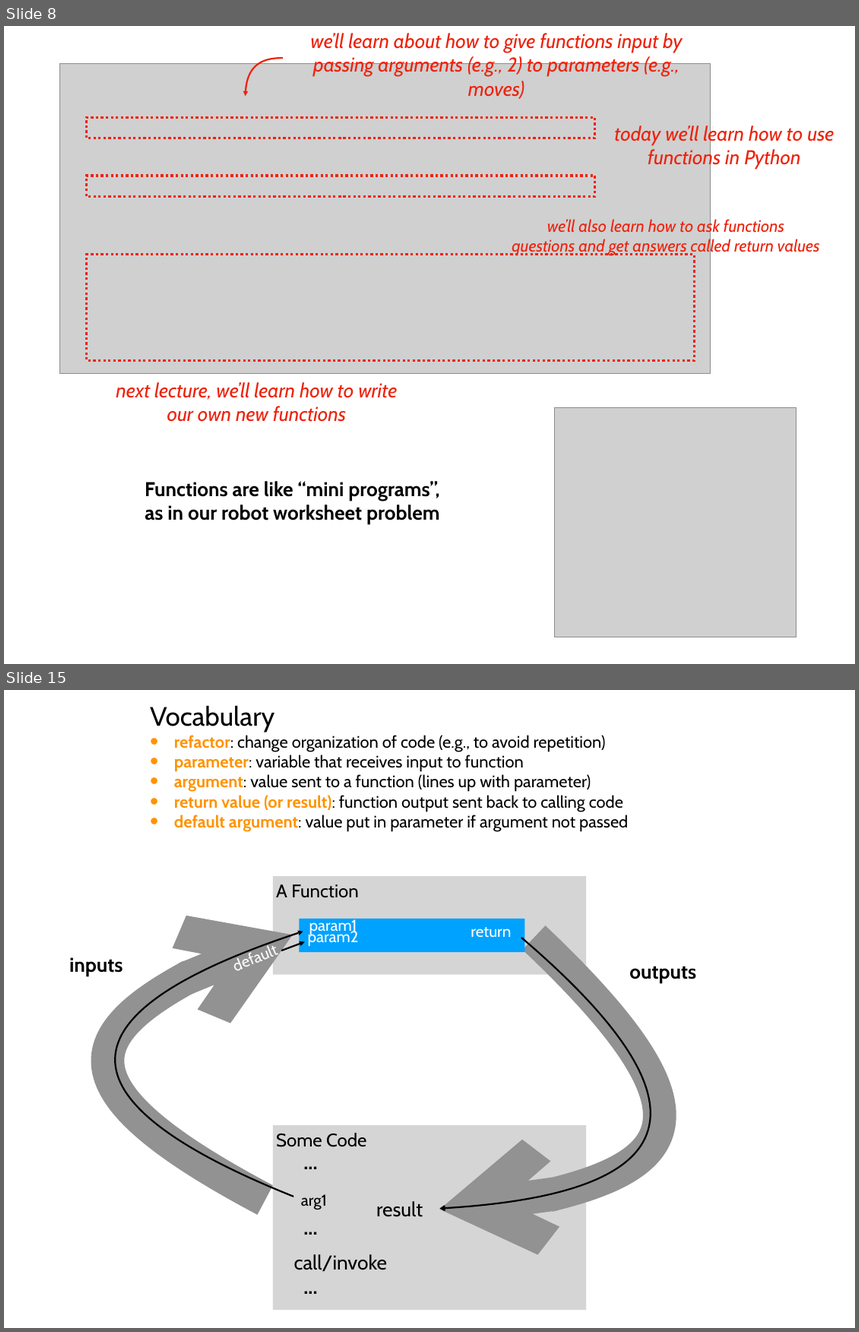
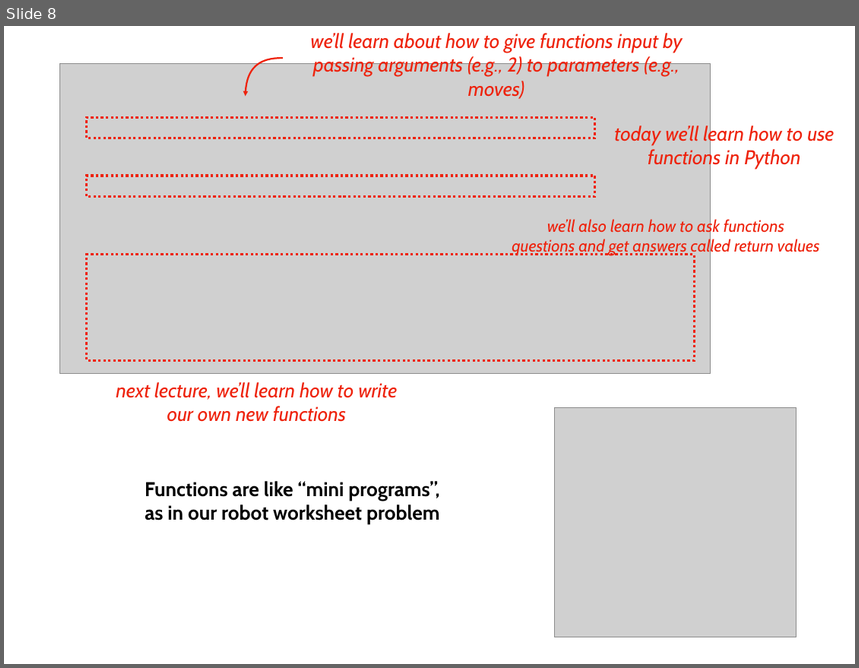
Before and after one commit to tylerharter/caraza-harter-com, a slide deck: tyler/meena/cs220/s22/materials/lecture_ppts/lec_05_S22.ppt. Shown one above the other, each under a label of ours: slides 8 and 15 before the commit, slide 8 after it; the slides between them are not shown. The pictures are 859x1332 and 859x668 pixels, drawn with LibreOffice and Linux fonts; fonts in the diff are those of the drawing; grey boxes stand for pictures. Boxes give left, top, right and bottom in pixels: in the first picture for what was removed or moved away, otherwise in the second. Text is boxed around its words. In the diff, an @@ line names an element or a change of style, - is before the commit and + after.

```diff
--- a/tyler/meena/cs220/s22/materials/lecture_ppts/lec_05_S22.ppt
+++ b/tyler/meena/cs220/s22/materials/lecture_ppts/lec_05_S22.ppt
@@ slide 15 removed at box(4, 690, 855, 1328), background #FFFFFF @@
@@ text removed at box(150, 705, 628, 832) @@
-Vocabulary
-• refactor: change organization of code (e.g., to avoid repetition)
-• parameter: variable that receives input to function
-• argument: value sent to a function (lines up with parameter)
-• return value (or result): function output sent back to calling code
-• default argument: value put in parameter if argument not passed
@@ rectangle removed at box(273, 876, 586, 975) @@
-A Function
@@ freeform shape removed at box(116, 931, 303, 1196) @@
@@ freeform shape removed at box(120, 935, 293, 1200) @@
@@ rectangle removed at box(299, 919, 525, 952) @@
@@ text removed at box(308, 918, 359, 946) @@
-param1
-param2
@@ freeform shape removed at box(439, 938, 648, 1210) @@
@@ freeform shape removed at box(439, 938, 650, 1209) @@
@@ text removed at box(471, 927, 511, 938) @@
-return
@@ text removed at box(69, 958, 123, 977) @@
-inputs
@@ text removed at box(225, 941, 287, 980) @@
-default
@@ freeform shape removed at box(281, 942, 305, 951) @@
@@ text removed at box(629, 966, 696, 983) @@
-outputs
@@ rectangle removed at box(273, 1125, 586, 1310) @@
-Some Code
@@ text removed at box(299, 1147, 323, 1177) @@
-...
@@ text removed at box(299, 1211, 323, 1242) @@
-...
@@ text removed at box(301, 1195, 327, 1210) @@
-arg1
@@ text removed at box(376, 1201, 423, 1217) @@
-result
@@ text removed at box(294, 1255, 388, 1272) @@
-call/invoke
@@ text removed at box(299, 1271, 323, 1302) @@
-...
```
Also in this commit, not shown: 8 slides changed, 2 slides added, 10 other slides removed, 1 other file.
